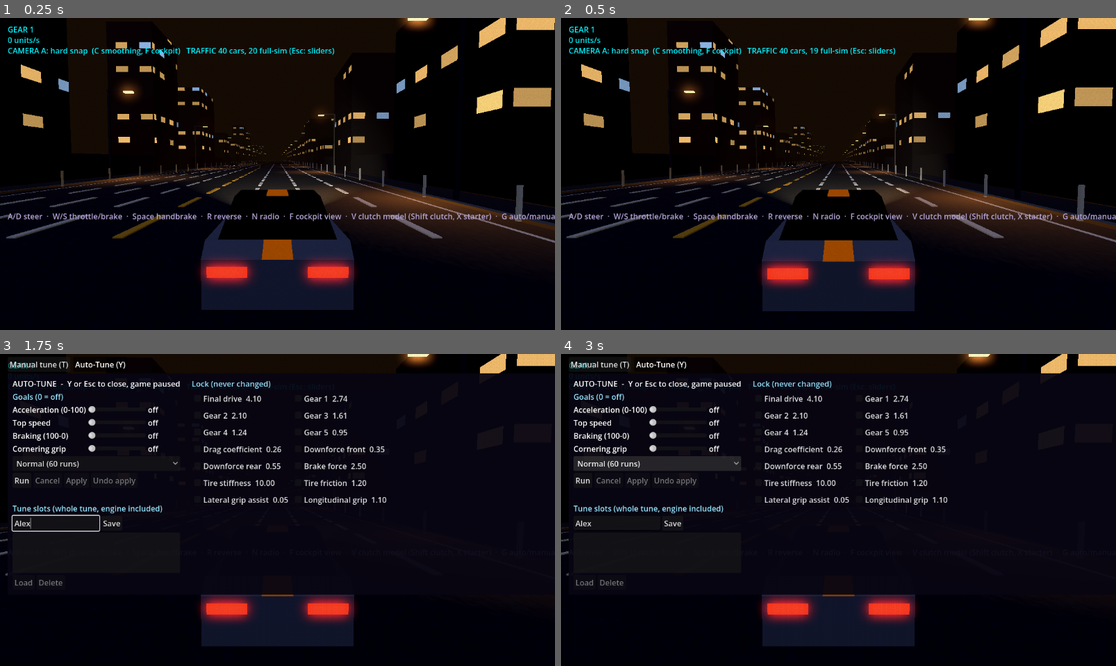
Above: before the commit, frames 1-4 (two rows, left to right).
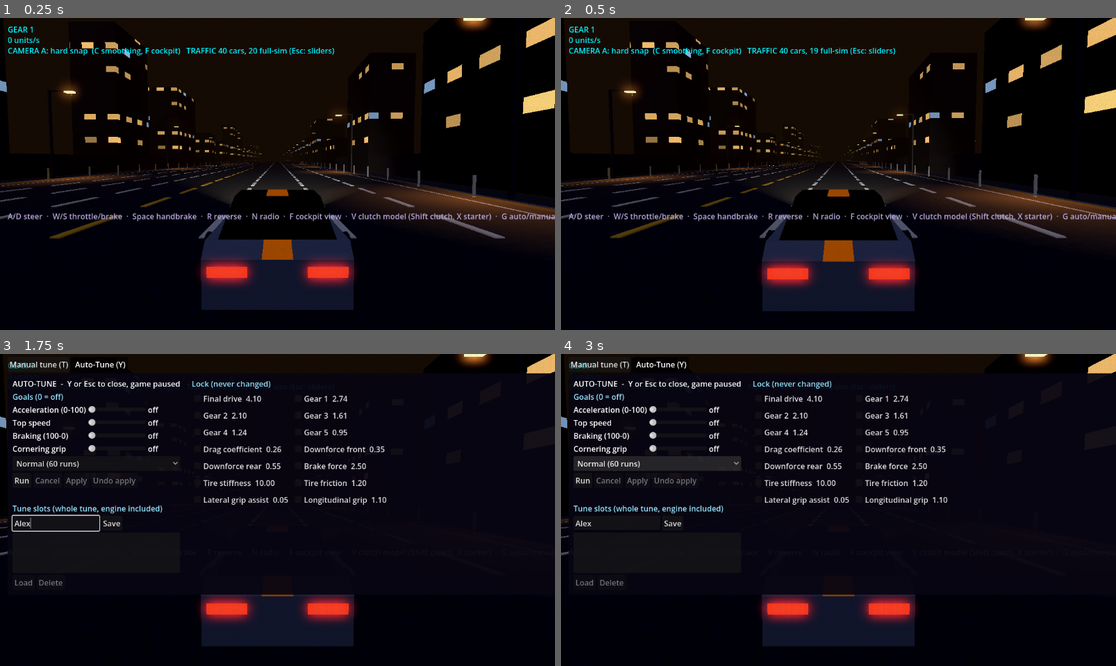
Above: after the commit, the same moments.

Repository: SmurfyHehe/neon-overdrive
Game: Godot game, scene res://Game.tscn
Two runs of this game, one before a commit and one after it. Both use one fixed random seed, a clock stepped at 60 frames per second and the inputs below.
Inputs (mouse positions are in pixels of both pictures, inside the frame that each line leads up to):
- Up to frame 1 (0.25 s): no input
- Up to frame 2 (0.5 s): no input
- Up to frame 3 (1.75 s): tap Enter at 0.5 s; move the mouse to (399, 494) at 0.52 s; hold D (steer_right) 0.53-1.25 s; tap Y (autotune_panel) at 0.6 s; click (399, 494) at 0.67 s; click (55, 522) at 1.27 s; type "Alex" at 1.35 s
- Up to frame 4 (3 s): click "Normal (60 runs)" at 2 s; click "Normal (60 runs)" at 2.75 s

The runs differ from the first frame. In frame 1, 11% of the frame differs, in the area x 0-100%, y 0-73%; in frame 2, 11%; in frame 3, 1.0%; in frame 4, 1.0%.

Commit message:
Traffic M4: widen lanes 2.3 -> 3.2 m
Roy's call (2026-10-06): with ~1.8-2.1 m cars a 2.3 m lane left about
0.25 m a side. Everything across the road is laid out from LANE_W, so the
shoulder, curb, sidewalk, buildings, lamps, dashes and traffic lane centres
follow. fleet_budget_scene's hard-coded lane x values now come from LANE_W.

Co-Authored-By: Claude Opus 5.5 <noreply@anthropic.com>

Diff:
--- a/scripts/road_chunk_builder.gd
+++ b/scripts/road_chunk_builder.gd
@@ -63,9 +63,8 @@
 # - narrower road: shoulder 1.6 -> 0.9 m, buildings 0.5 m behind the
 #   sidewalk instead of 1.0, and the lane-count cap moved from 4 to 3 in
 #   game.gd::_section_at(). The sidewalk stays 2.2 m (a drivable risk/reward
-#   shortcut by design; 1.8 m was tried and barely fit the car). LANE_W is
-#   unchanged on purpose (2.3 m is already narrower than a real lane, and
-#   traffic needs it).
+#   shortcut by design; 1.8 m was tried and barely fit the car). LANE_W was
+#   left at 2.3 m then; traffic milestone 4 widened it (see LANE_W).
 # - dense roadside detail, all MultiMesh: sodium street lamps every 25 m per
 #   side (staggered), a fake light pool on the road under each one (additive
 #   decal-style quad, zero lighting cost), posts every 5 m, and concrete walls
@@ -86,7 +85,14 @@
 # real roads mark both. Tapering would mean dividers appearing and
 # disappearing mid-span for a worse-looking result.
 
-const LANE_W := 2.3
+# Lane width. 2.3 m until traffic milestone 4 (2026-10-06, Roy's call after the
+# audit): with ~1.8-2.1 m cars that left about 0.25 m either side, and the
+# scripted player sideswiped oncoming traffic within seconds at 240 km/h.
+# Real highway lanes are 3.5-3.7 m; 3.2 m keeps the road a little tight for
+# the sense of speed and leaves ~1.1 m between bodies in adjacent lanes.
+# Everything else across the road (shoulder, curb, sidewalk, buildings,
+# lamps, lane dashes, traffic lane centres) is laid out from this constant.
+const LANE_W := 3.2
 const CHUNK_LEN := 50.0
 const DASH_SPACING := 4.0
 const SHOULDER_W := 0.9
--- a/scripts/tune_track.gd
+++ b/scripts/tune_track.gd
@@ -27,8 +27,8 @@
 
 const KMH := 1.0 / 3.6
 const LANE_SPACING := 40.0
-## Where lane 0 sits. Off the game road (x -13..13 m with 4 lanes each way,
-## buildings to about x 23 m) because tests run the track inside the live
+## Where lane 0 sits. Off the game road (x -17..17 m with 4 lanes each way of
+## 3.2 m, buildings to about x 27 m) because tests run the track inside the live
 ## Game.tscn, and the stage B step 3 player parks in a lane: with lane 0 on
 ## x=0 the accel car rear-ended the coasting player (tests/tyres.gd,
 ## 2026-10-05). Note: positions move the single-precision results a hair.
--- a/tests/fleet_budget_scene.gd
+++ b/tests/fleet_budget_scene.gd
@@ -146,7 +146,8 @@
 # Cars spread over 3 lanes our way and 2 oncoming, 12-160 m ahead of the
 # player, all inside the chase cam's view.
 func _slots(origin: Vector3) -> Array:
-	var lanes := [1.15, 3.45, 5.75, -1.15, -3.45]
+	var w := RoadChunkBuilder.LANE_W
+	var lanes := [w * 0.5, w * 1.5, w * 2.5, -w * 0.5, -w * 1.5]
 	var out := []
 	for i in TRAFFIC:
 		var x: float = lanes[i % lanes.size()]
